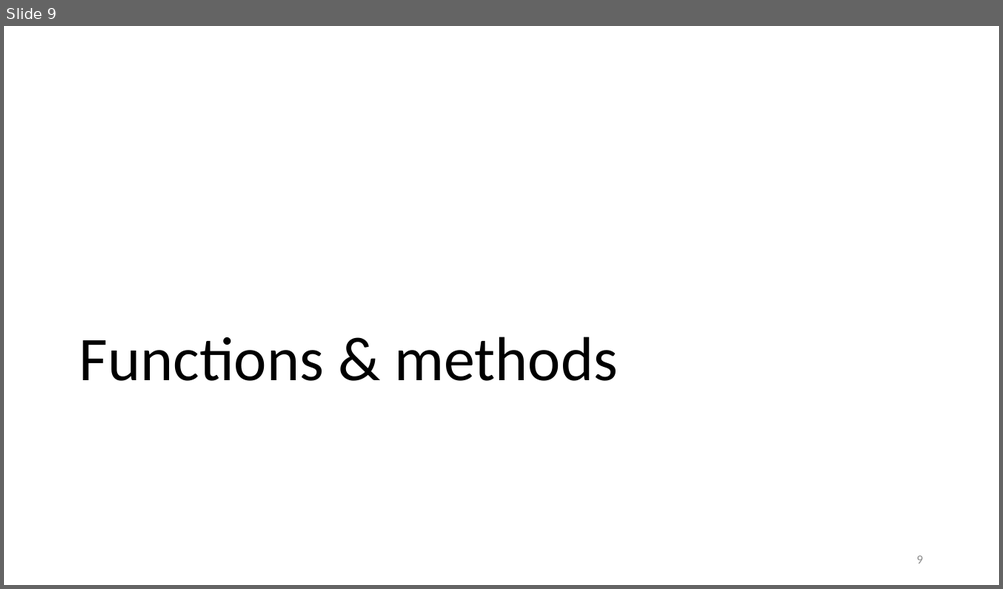
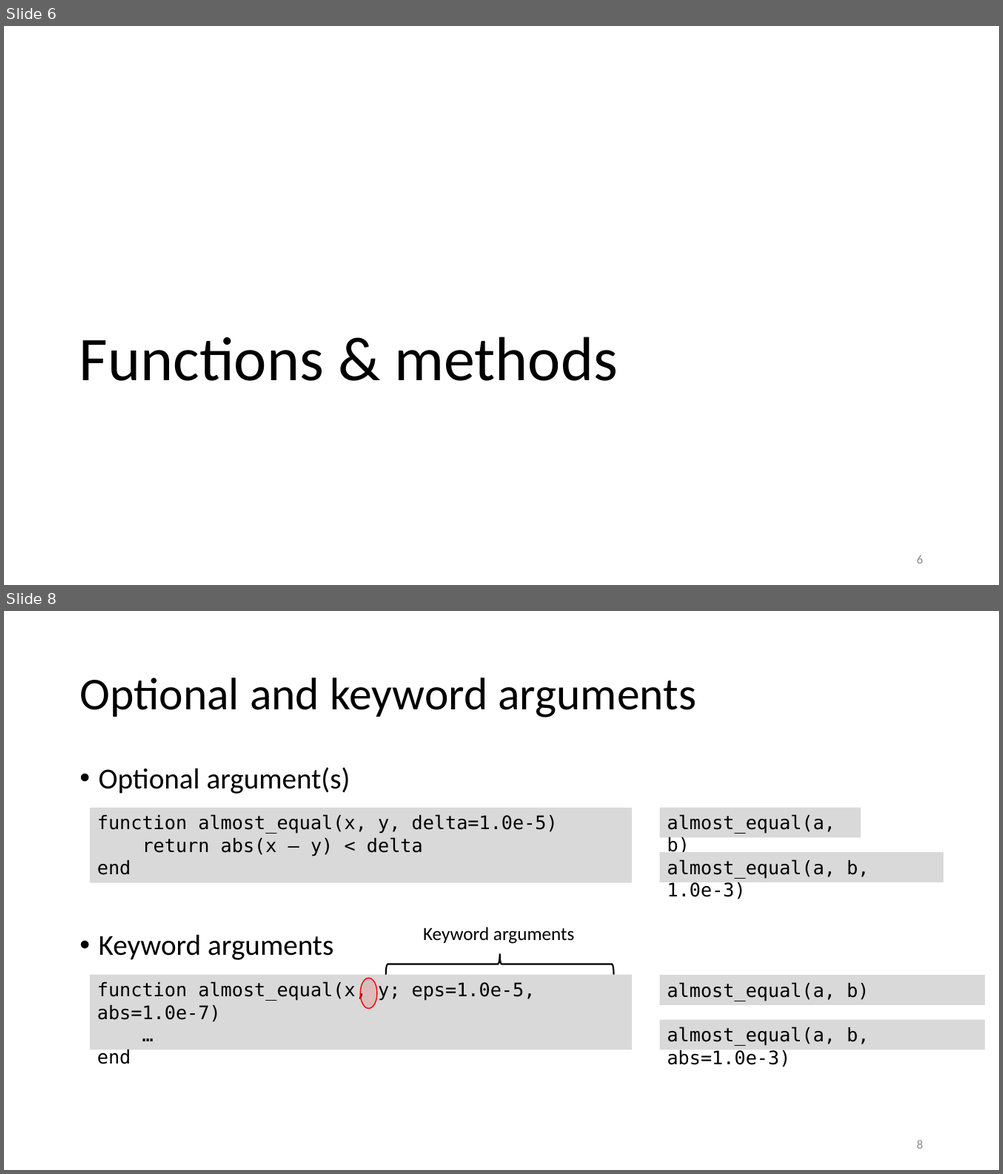
Before and after one commit to gjbex/Julia_good_bad_ugly, a slide deck: Julia,_good_back_ugly.pptx. Shown one above the other, each under a label of ours: slide 9 before the commit, slides 6 and 8 after it; the slides between them are not shown. The pictures are 1003x589 and 1003x1174 pixels, drawn with LibreOffice and Linux fonts; fonts in the diff are those of the drawing. Boxes give left, top, right and bottom in pixels: in the first picture for what was removed or moved away, otherwise in the second. Text is boxed around its words. In the diff, an @@ line names an element or a change of style, - is before the commit and + after.

```diff
--- a/Julia,_good_back_ugly.pptx
+++ b/Julia,_good_back_ugly.pptx
@@ slide 8 added at (4,611,999,1170), background #FFFFFF @@
@@ title added at (79,678,696,718), 44 pt, text #000000 @@
+Optional and keyword arguments
@@ text added at (99,767,350,960), 28 pt, text #000000 @@
+• Optional argument(s)
+• Keyword arguments
@@ rectangle added at (90,808,632,883), fill #D9D9D9, 18 pt, text #000000 @@
+function almost_equal(x, y, delta=1.0e-5)
+return abs(x – y) < delta
+end
@@ rectangle added at (660,808,860,838), fill #D9D9D9, 18 pt, text #000000 @@
+almost_equal(a, b)
@@ rectangle added at (660,853,943,883), fill #D9D9D9, 18 pt, text #000000 @@
+almost_equal(a, b, 1.0e-3)
@@ text added at (423,927,574,944), 18 pt, text #000000 @@
+Keyword arguments
@@ right brace added at (386,954,613,975), outline #000000 1.5 pt @@
@@ rectangle added at (90,975,632,1051), fill #D9D9D9, 18 pt, text #000000 @@
+function almost_equal(x, y; eps=1.0e-5, abs=1.0e-7)
+…
+end
@@ ellipse added at (360,978,377,1008), fill #FF0000 at 13% opacity, outline #FF0000 1 pt @@
@@ rectangle added at (660,975,985,1005), fill #D9D9D9, 18 pt, text #000000 @@
+almost_equal(a, b)
@@ rectangle added at (660,1020,985,1050), fill #D9D9D9, 18 pt, text #000000 @@
+almost_equal(a, b, abs=1.0e-3)
@@ page number added at (916,1140,922,1149), 12 pt, text #8C8C8C @@
+8
@@ what was slide 9 is now slide 6 @@
@@ page number at (916,556,922,564): text changed @@
-9
+6
```
Also in this commit, not shown: 3 slides changed, 13 other slides added, 1 slide removed.
